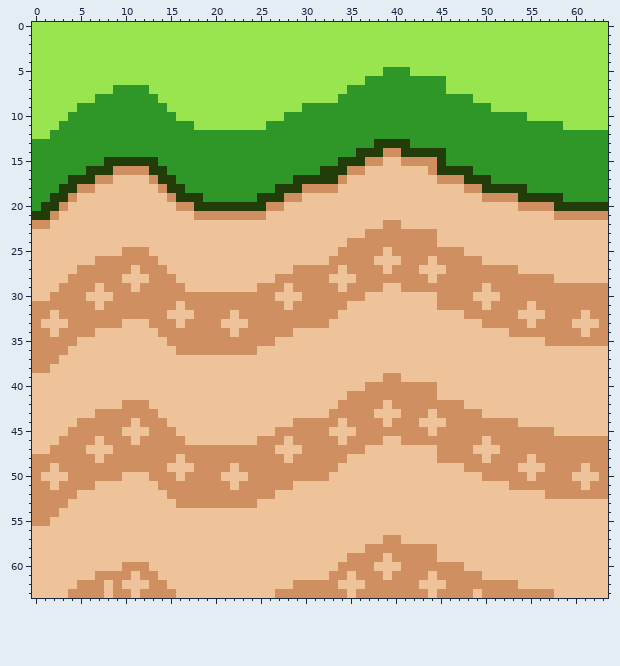
File history of a pixel-art file, Sprites/grass.aseprite. The picture above is the old version.
64x64 pixels, 1 frame.
The same view after the edit:
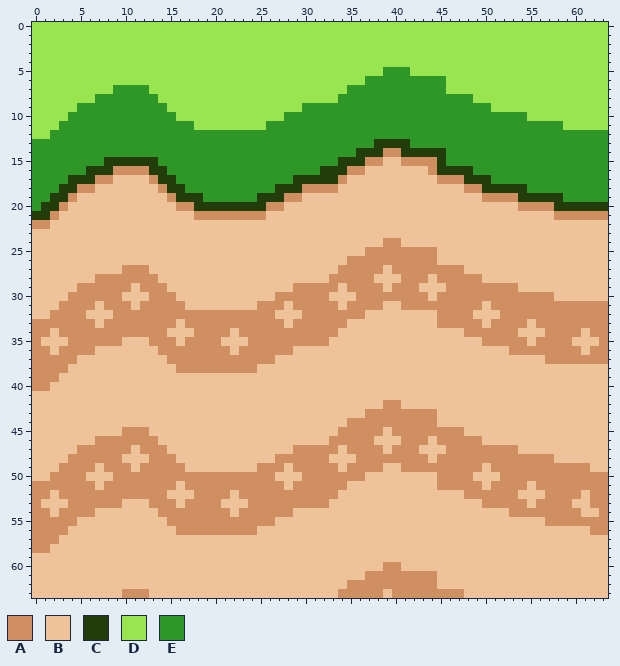
Palette (. is transparent): A #cf8f60  B #eec39a  C #223d09  D #99e550  E #2f9728
The exact change:
Changed rows in their new state; - is an unchanged pixel.
first column x 0:
22 ---------------------------------------BB-----------------------
23 -------------------------------------BBBBBBBB-------------------
24 -----------------------------------BBBB--BBBB-------------------
25 ----------BBB---------------------BBB--A-----BBB----------------
26 -------BBBBBBB-------------------BB---AAA---ABBBBB--------------
27 -----BBBBB-A-BB--------------BBBBBA--------AAA--BBBBBB----------
28 ----BBB---AAA-BB-----------BBBBBBAAA--BBB---------BBBBBBBB------
29 ---BB--A-------BB--------BBB------------A--BBB----A---BBBBBBBBBB
30 --BB--AAA-BBB---BBBBBBBBBBBAAA---BBB-AAAAAAA-----AAA------BBBBBB
31 BBB--------B----ABBBBBBBB---------BAAAA--AAAA----------A--------
32 BBA---BBB------AAA----A----BBB----AAA--------AAA-BBB--AAA----A--
33 -AAA---B--AAA--------AAA----B----AA----------AAAAAB---------AAA-
34 -------AAAAAAA-BBB-----------AAAAA--------------AAAAA-BBB-------
35 -BBB-AAAAA---AA-B----BBB---AAAAAA-----------------AAAAA-A---BBB-
36 --B-AAA-------AA------B--AAAA------------------------AAAAAAAA-AA
37 ---AA----------AAAAAAAAAAAA------------------------------AAAAAAA
38 --AA------------AAAAAAAAA---------------------------------------
39 AAA------------------------------------BB-----------------------
40 AA-----------------------------------BBBBBBBB-------------------
41 -----------------------------------BBBBBBBBBB-------------------
42 ----------BBB---------------------BBBBBA-BBBBBBB----------------
43 -------BBBBBBB-------------------BBBB-AAA---ABBBBB--------------
44 -----BBBBBB-BBB--------------BBBBB-----A---AA-BBBBBBBB----------
45 ----BBBBBBAAABBB-----------BBBBBB-AA---B----A---BBBBBBBBBB------
46 ---BBBBA---A--BBB--------BBB-BBBB-A---B-----B------BBBBBBBBBBBBB
47 --BBB-AAA--B---BBBBBBBBBBBB--A----B--AA-AAA--B---AAA--BBBBBBBBBB
48 BBBB---A--BBB----BBBBBBBBBB-A----BB-AAAAAAAA------A----A--BBBBBB
49 BB-----B---B---AA-BBBB-BB---B------AAAA--AAAAAAA--B---AAA----ABB
50 B-AA--BBB-AAA---A----AAA---BBB---AAAA--------AAAA-BB---A----AAA-
51 --A-----AAAAAA--B-----A-----BAAAAAA----------AAAAA-AA--B-----A--
52 --B--AAAAAAAAAABBB----B----AAAAAAA--------------AAAAAA-------B--
53 -BBBAAAAAA---AAAB----BBB-AAAAAAAA-----------------AAAAA-AAAA--AA
54 --BAAAA-------AAAAAAAA-AAAAAA------------------------AAAAAAAA--A
55 --AAA----------AAAAAAAAAAAA------------------------------AAAAAAA
56 AAAA------------AAAAAAAAA-------------------------------------AA
57 AAA------------------------------------BB-----------------------
58 AA-----------------------------------BBBBBBBB-------------------
59 -----------------------------------BBBB-BBBBB-------------------
60 ----------BBB---------------------BBBB-AABBBBBBB----------------
61 -------BBBB-BB-------------------BB-B--A----ABBBBB--------------
62 -----BBB-B---BB--------------BBBBB-AA------AA-BBBBBBBB----------
63 ----BBBB-B-A-BBB-----------BBBBBBB-A---B----A---B-BBBBBBBB------
Where, in picture pixels (left, top, right, bottom), the same in both pictures:
changed: (32, 220, 608, 598)
